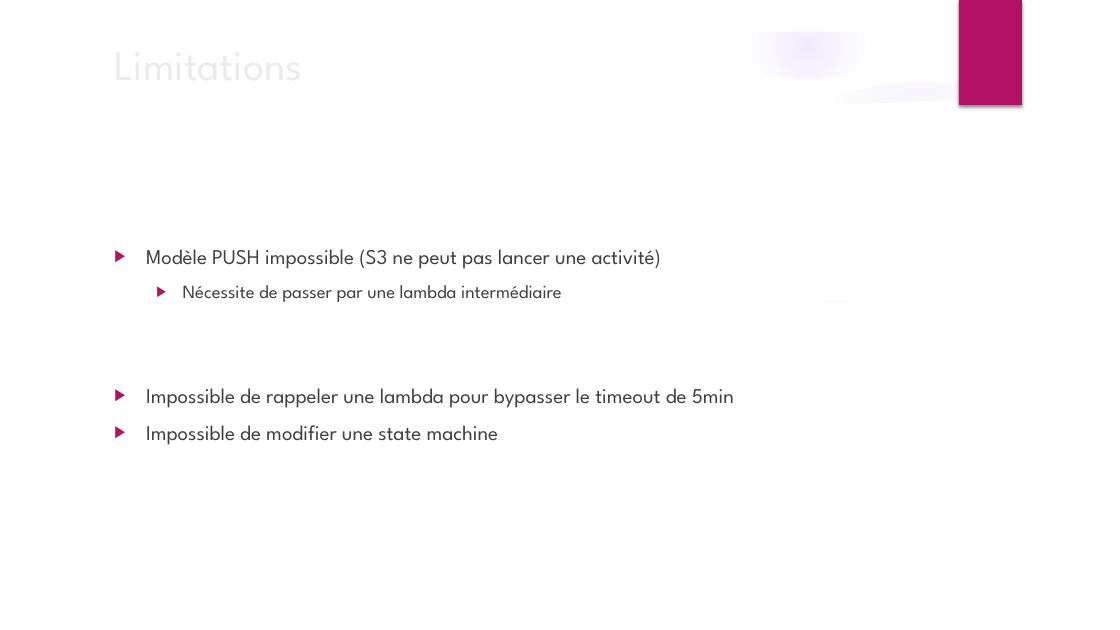
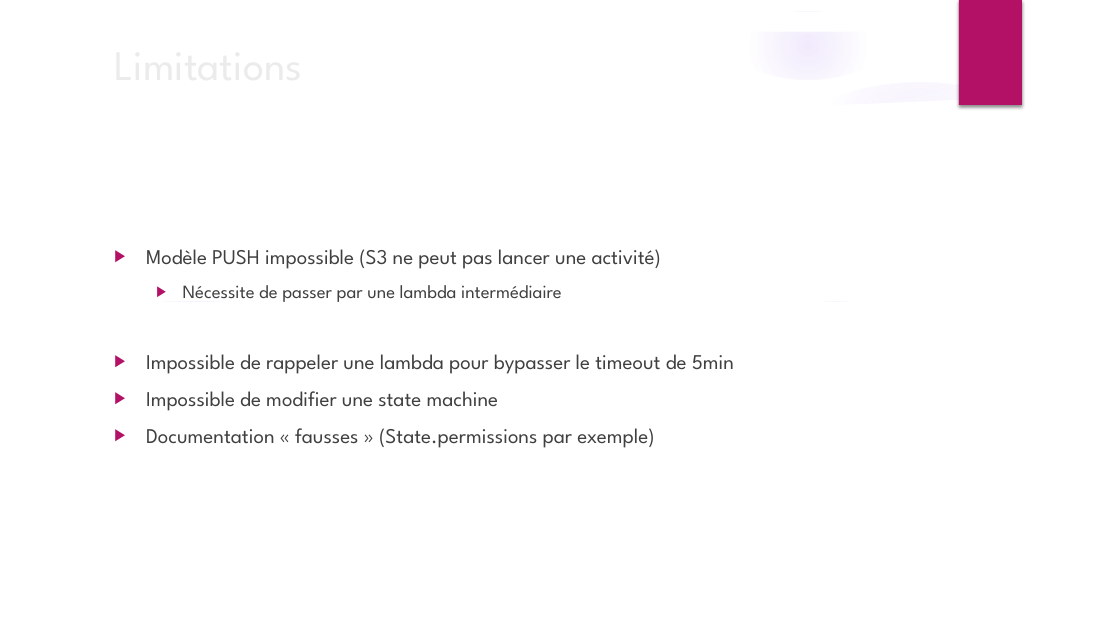
Before and after one commit to jerep6/aws-lambda, a slide deck: slide 27 of xke-stepfunctions.pptx (slide 29 before the commit). Drawn at 1120x630 pixels with LibreOffice and Linux fonts; fonts in the diff are those of the drawing; background and template pictures are left out. Boxes give left, top, right and bottom in pixels: in the first picture for what was removed or moved away, otherwise in the second. Text is boxed around its words. In the diff, an @@ line names an element or a change of style, - is before the commit and + after.

```diff
--- a/xke-stepfunctions.pptx
+++ b/xke-stepfunctions.pptx
@@ text at bbox=[146, 428, 654, 448]: paragraph added @@
+▶ Documentation « fausses » (State.permissions par exemple)
```
Also in this commit, not shown: 10 other slides changed, 2 slides added, 1 slide removed.
